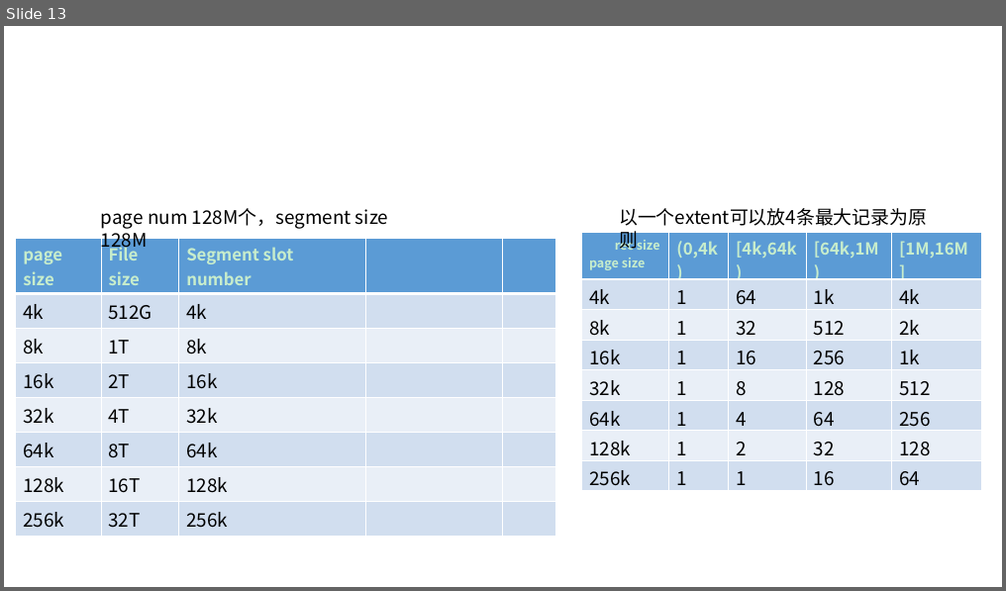
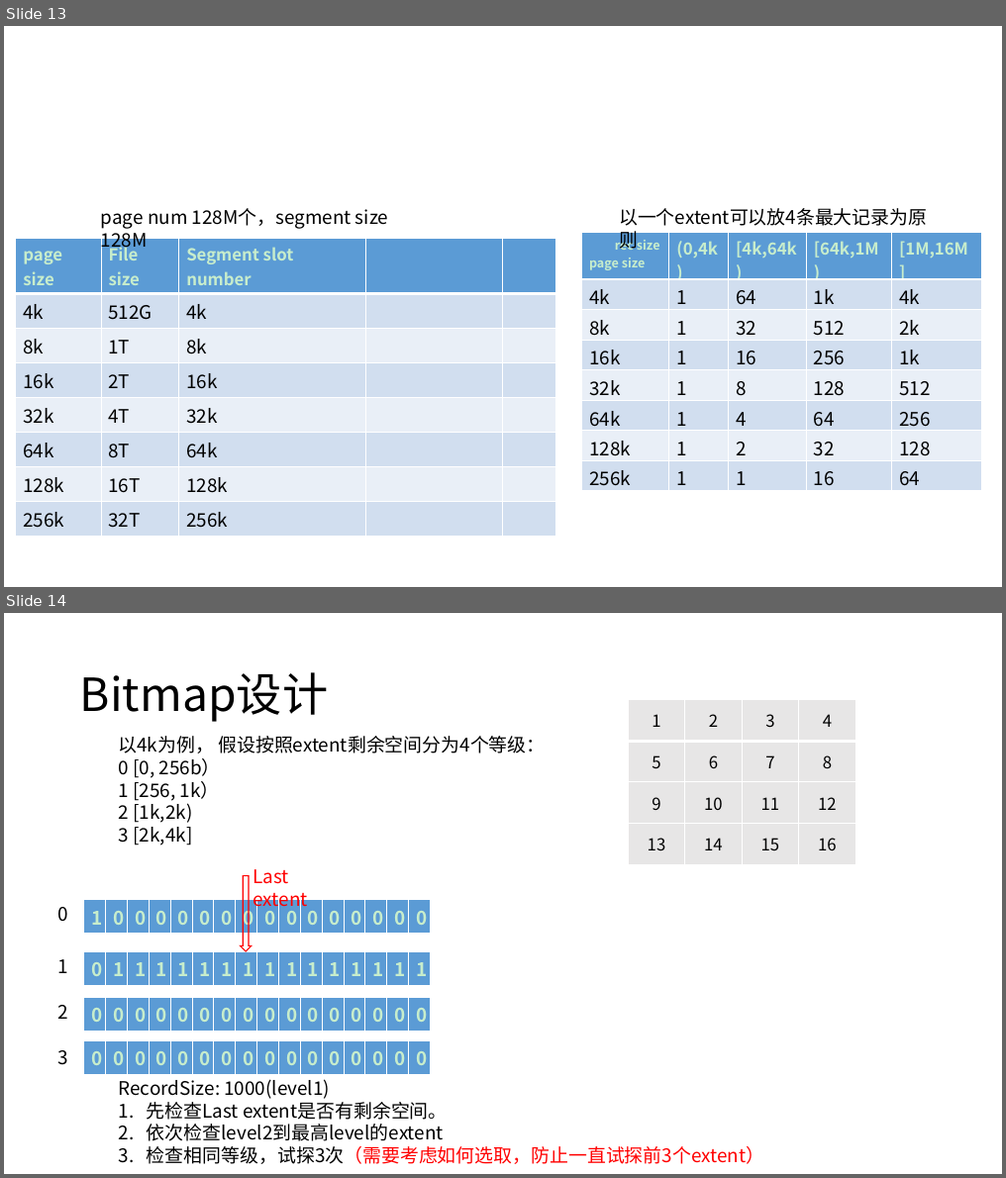
Before and after one commit to Vivian-hihi/SequoiaDB, a slide deck: internal_doc/03.开发设计/ACID/数据文件设计/数据文件设计讨论会20181220.pptx. Shown one above the other, each under a label of ours: slide 13 before the commit, slides 13 and 14 after it. The pictures are 1006x591 and 1006x1178 pixels, drawn with LibreOffice and Linux fonts; fonts in the diff are those of the drawing. Boxes give left, top, right and bottom in pixels: in the first picture for what was removed or moved away, otherwise in the second. Text is boxed around its words. In the diff, an @@ line names an element or a change of style, - is before the commit and + after.

Commit message:
更新设计文档

```diff
--- a/internal_doc/03.开发设计/ACID/数据文件设计/数据文件设计讨论会20181220.pptx
+++ b/internal_doc/03.开发设计/ACID/数据文件设计/数据文件设计讨论会20181220.pptx
@@ slide 14 added at <box>4,613,1002,1174</box>, background #C7EDCC @@
@@ title added at <box>80,672,328,722</box>, 44 pt, text #000000 @@
+Bitmap设计
@@ table added at <box>629,700,856,865</box>, 4 rows, 4 columns @@
+1 | 2 | 3 | 4
+5 | 6 | 7 | 8
+9 | 10 | 11 | 12
+13 | 14 | 15 | 16
@@ text added at <box>119,736,545,846</box>, 18 pt, text #000000 @@
+以4k为例， 假设按照extent剩余空间分为4个等级：
+0 [0, 256b）
+1 [256, 1k）
+2 [1k,2k)
+3 [2k,4k]
@@ down arrow added at <box>240,875,252,952</box>, outline #FF0000 1 pt @@
@@ text added at <box>253,869,308,912</box>, 18 pt, text #FF0000 @@
+Last extent
@@ text added at <box>58,907,68,922</box>, 18 pt, text #000000 @@
+0
@@ table added at <box>84,900,432,934</box>, 1 rows, 16 columns @@
+1 | 0 | 0 | 0 | 0 | 0 | 0 | 0 | 0 | 0 | 0 | 0 | 0 | 0 | 0 | 0
@@ text added at <box>58,959,68,973</box>, 18 pt, text #000000 @@
+1
@@ table added at <box>84,953,432,983</box>, 1 rows, 16 columns @@
+0 | 1 | 1 | 1 | 1 | 1 | 1 | 1 | 1 | 1 | 1 | 1 | 1 | 1 | 1 | 1
@@ table added at <box>84,997,432,1028</box>, 1 rows, 16 columns @@
+0 | 0 | 0 | 0 | 0 | 0 | 0 | 0 | 0 | 0 | 0 | 0 | 0 | 0 | 0 | 0
@@ text added at <box>58,1005,68,1019</box>, 18 pt, text #000000 @@
+2
@@ text added at <box>58,1051,68,1065</box>, 18 pt, text #000000 @@
+3
@@ table added at <box>84,1042,432,1072</box>, 1 rows, 16 columns @@
+0 | 0 | 0 | 0 | 0 | 0 | 0 | 0 | 0 | 0 | 0 | 0 | 0 | 0 | 0 | 0
@@ text added at <box>119,1079,764,1164</box>, 18 pt, text #000000 @@
+RecordSize: 1000(level1)
+1. 先检查Last extent是否有剩余空间。
+2. 依次检查level2到最高level的extent
+3. 检查相同等级，试探3次（需要考虑如何选取，防止一直试探前3个extent）
```
Also in this commit, not shown: 5 slides changed, 1 other file.
